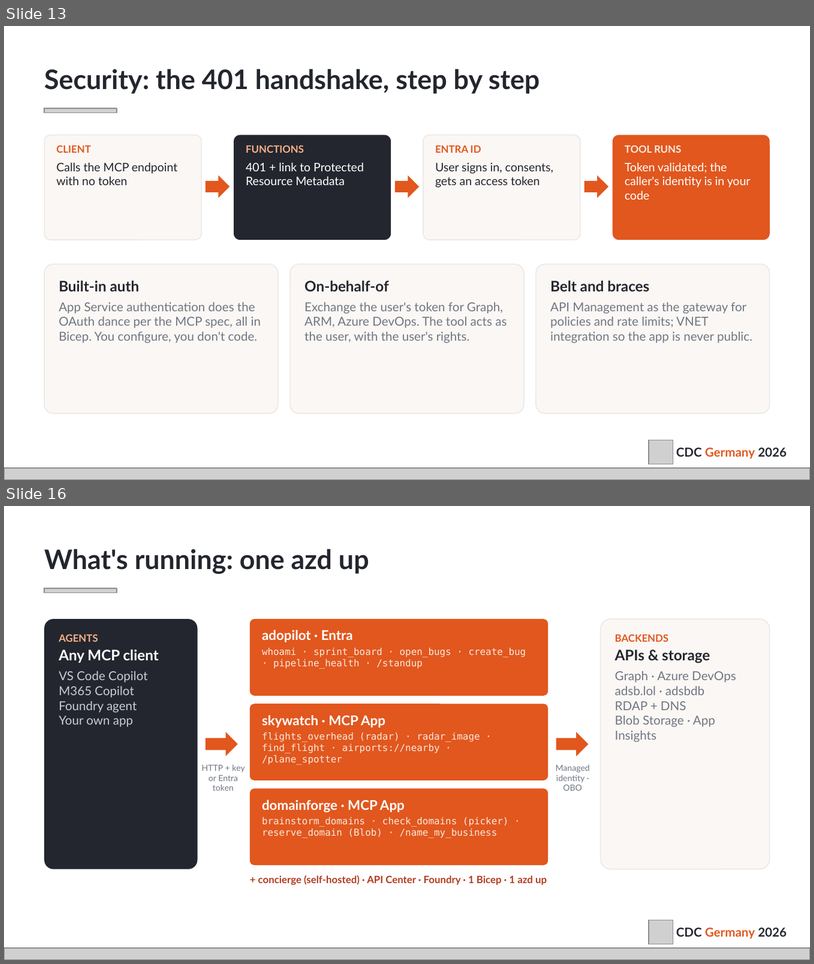
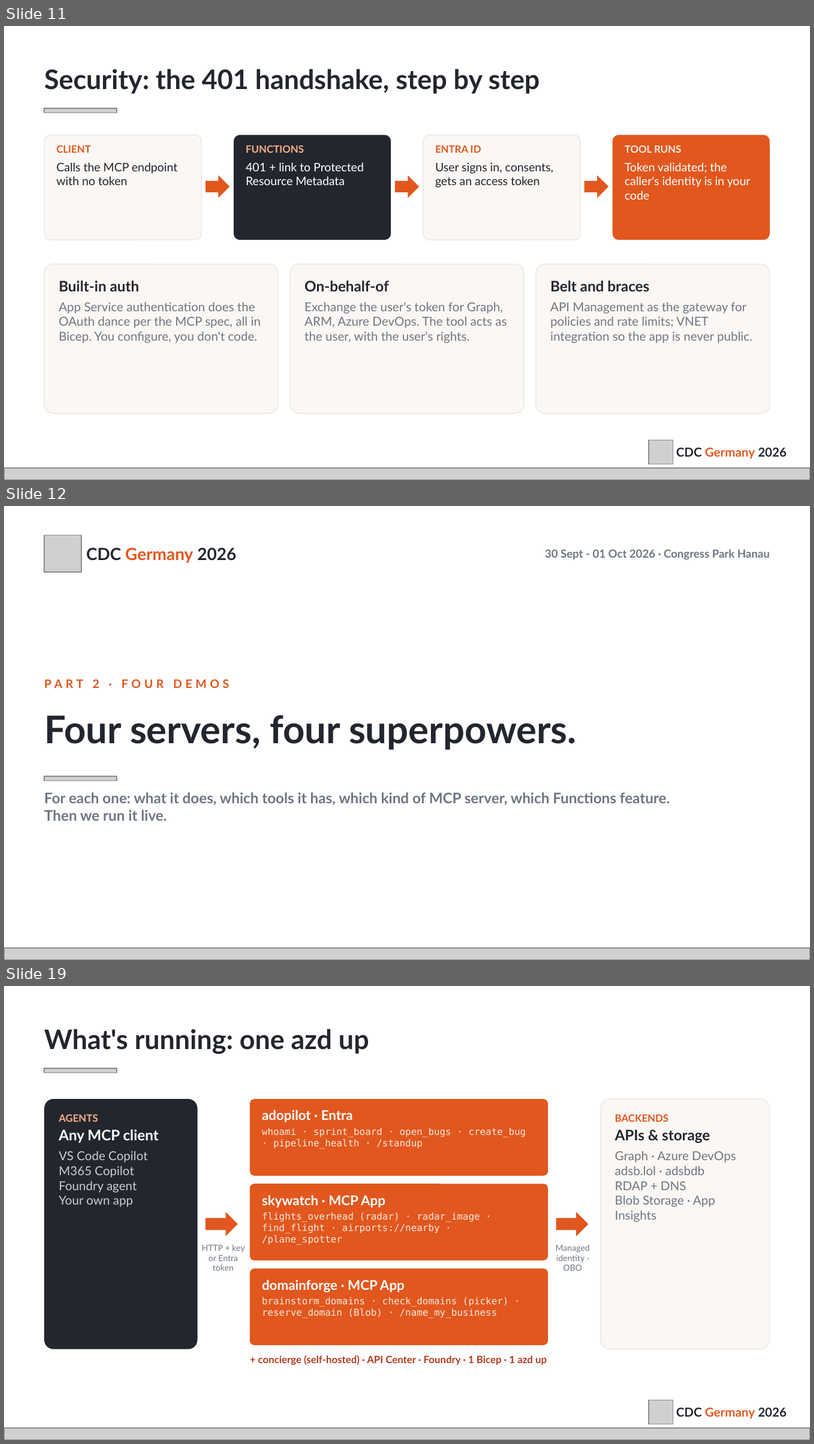
Before and after one commit to bakionur/azure-functions-mcp-cdc, a slide deck: docs/CDC2026_Okutucu_MCP-Azure-Functions.pptx. Shown one above the other, each under a label of ours: slides 13 and 16 before the commit, slides 11, 12 and 19 after it; the slides between them are not shown. The pictures are 814x964 and 814x1444 pixels, drawn with LibreOffice and Linux fonts; fonts in the diff are those of the drawing; grey boxes stand for pictures. Boxes give left, top, right and bottom in pixels: in the first picture for what was removed or moved away, otherwise in the second. Text is boxed around its words. In the diff, an @@ line names an element or a change of style, - is before the commit and + after.

```diff
--- a/docs/CDC2026_Okutucu_MCP-Azure-Functions.pptx
+++ b/docs/CDC2026_Okutucu_MCP-Azure-Functions.pptx
@@ slide 12 added at bbox=[4, 506, 810, 960], background #FFFFFF @@
@@ picture added at bbox=[44, 535, 81, 572] @@
@@ text added at bbox=[86, 547, 236, 563], 15 pt, text #23262E, bold @@
+CDC Germany 2026
@@ text added at bbox=[545, 549, 770, 560], 10 pt, text #6F7682, bold @@
+30 Sept - 01 Oct 2026 · Congress Park Hanau
@@ text added at bbox=[44, 679, 229, 688], 10.5 pt, text #E1571E, bold @@
+PART 2 · FOUR DEMOS
@@ text added at bbox=[44, 715, 577, 750], 34 pt, text #23262E, bold @@
+Four servers, four superpowers.
@@ picture added at bbox=[44, 776, 117, 781] @@
@@ text added at bbox=[44, 792, 670, 820], 13 pt, text #6F7682, bold @@
+For each one: what it does, which tools it has, which kind of MCP server, which Functions feature. Then we run it live.
@@ picture added at bbox=[4, 947, 810, 959] @@
@@ what was slide 13 is now slide 11 @@
@@ what was slide 16 is now slide 19 @@
```
Also in this commit, not shown: 3 slides changed, 6 other slides added, 3 slides removed.
